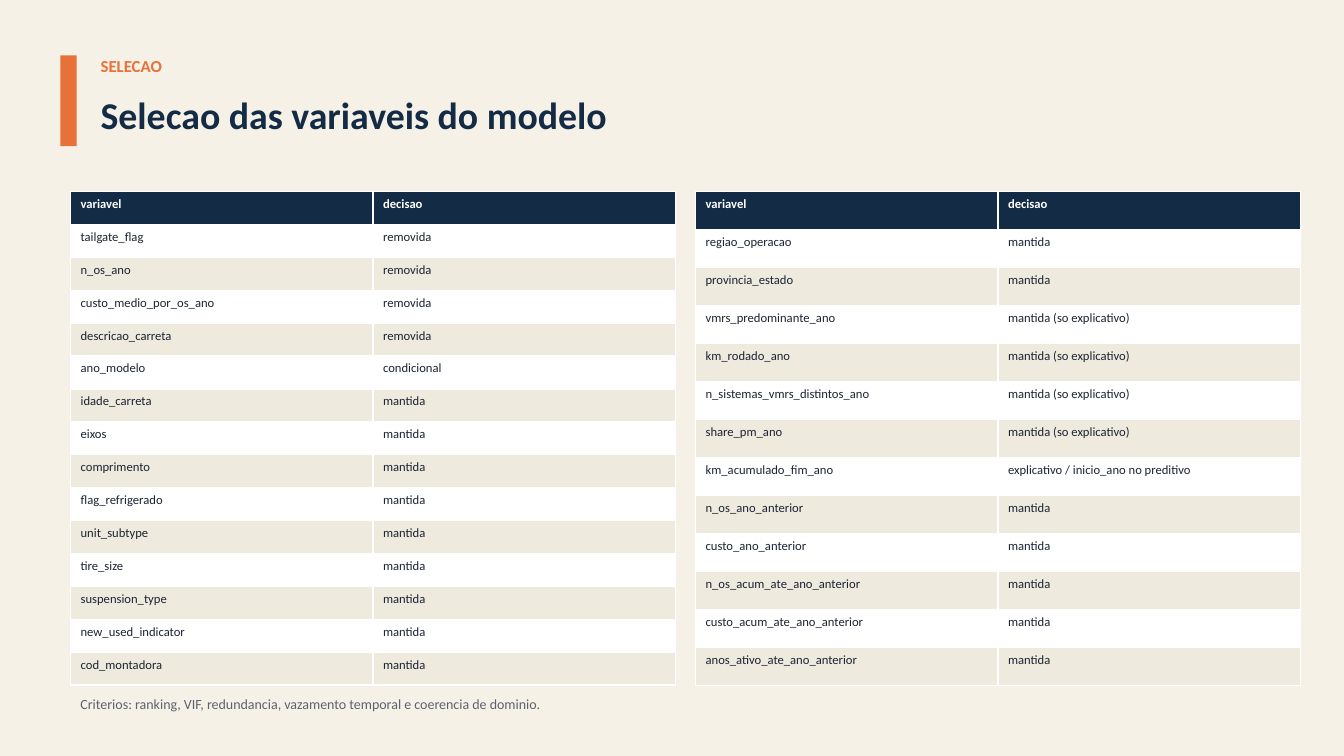
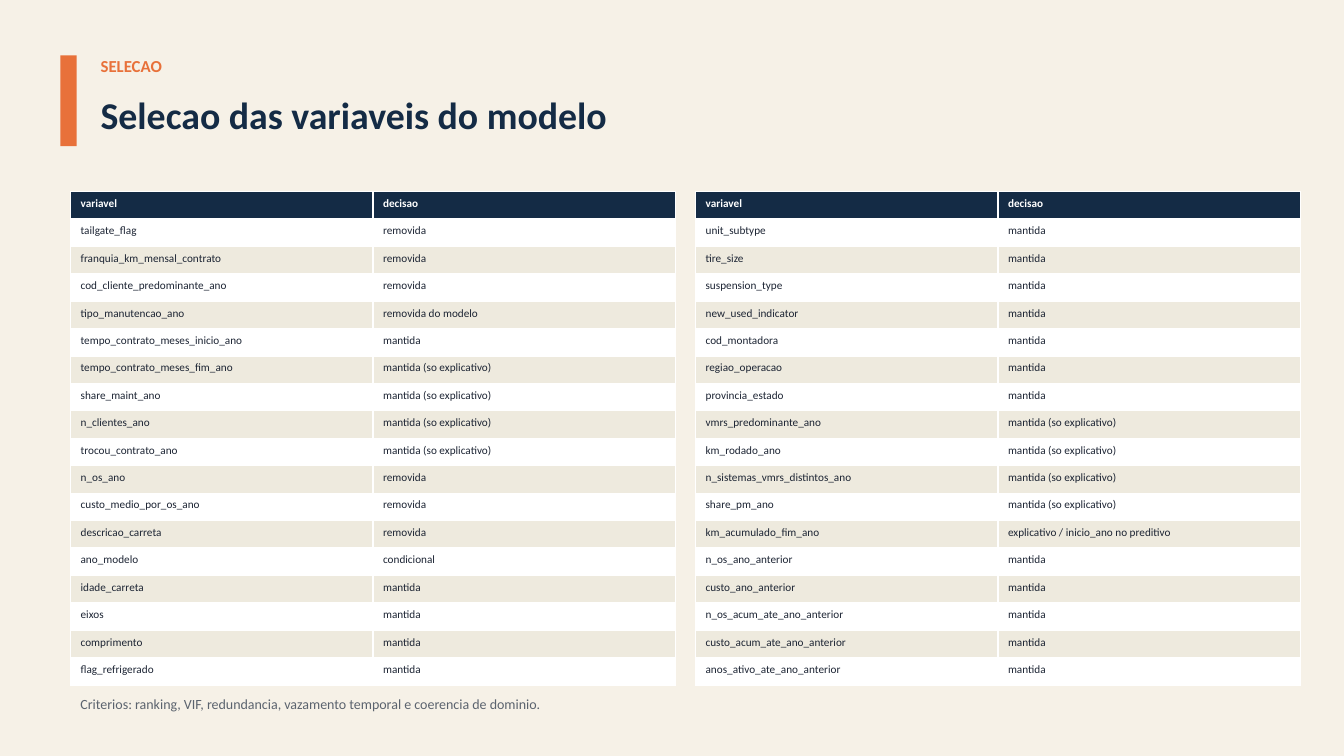
Before and after one commit to giovanicani/quatro_norte, a slide deck: slide 17 of docs/entregas/Apresentacao_QuatroNorte.pptx. Drawn at 1344x756 pixels with LibreOffice and Linux fonts; fonts in the diff are those of the drawing. Boxes give left, top, right and bottom in pixels: in the first picture for what was removed or moved away, otherwise in the second. Text is boxed around its words. In the diff, an @@ line names an element or a change of style, - is before the commit and + after.

```diff
--- a/docs/entregas/Apresentacao_QuatroNorte.pptx
+++ b/docs/entregas/Apresentacao_QuatroNorte.pptx
@@ table at bbox=[71, 192, 676, 686] @@
+row 3: franquia_km_mensal_contrato | removida
+row 4: cod_cliente_predominante_ano | removida
+row 5: tipo_manutencao_ano | removida do modelo
+row 6: tempo_contrato_meses_inicio_ano | mantida
+row 7: tempo_contrato_meses_fim_ano | mantida (so explicativo)
+row 8: share_maint_ano | mantida (so explicativo)
+row 9: n_clientes_ano | mantida (so explicativo)
+row 10: trocou_contrato_ano | mantida (so explicativo)
-row 11: unit_subtype | mantida
-row 12: tire_size | mantida
-row 13: suspension_type | mantida
-row 14: new_used_indicator | mantida
-row 15: cod_montadora | mantida
@@ table at bbox=[696, 192, 1301, 686] @@
+row 2: unit_subtype | mantida
+row 3: tire_size | mantida
+row 4: suspension_type | mantida
+row 5: new_used_indicator | mantida
+row 6: cod_montadora | mantida
```
Also in this commit, not shown: 14 other slides changed, 11 other files.
